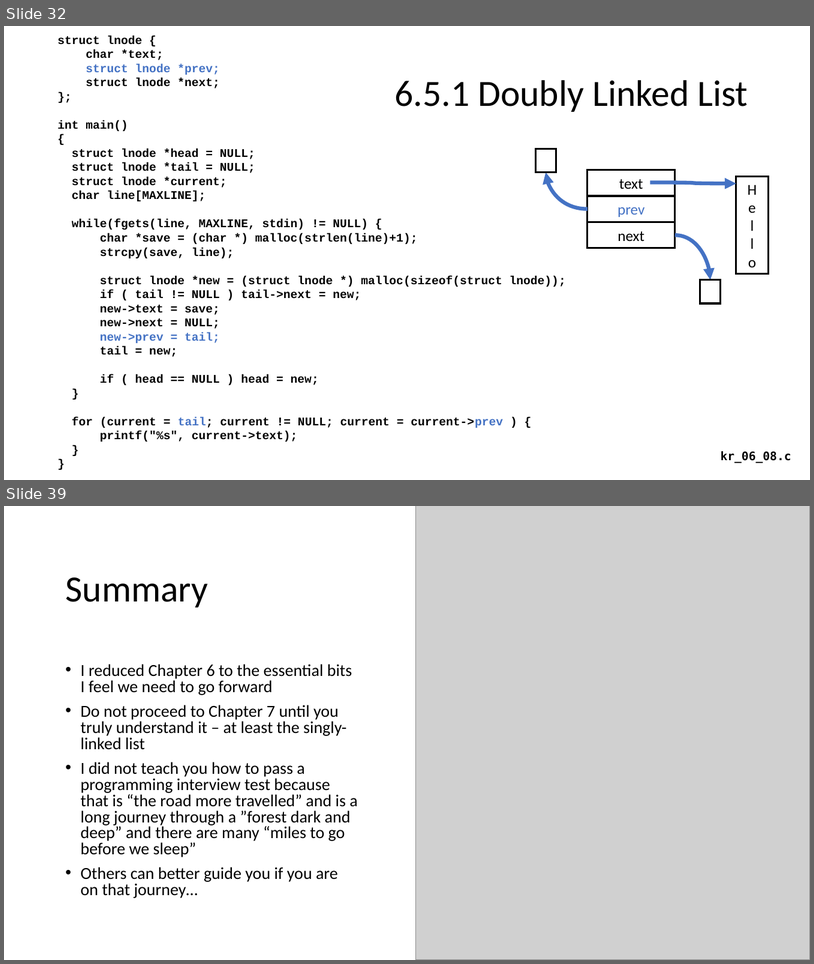
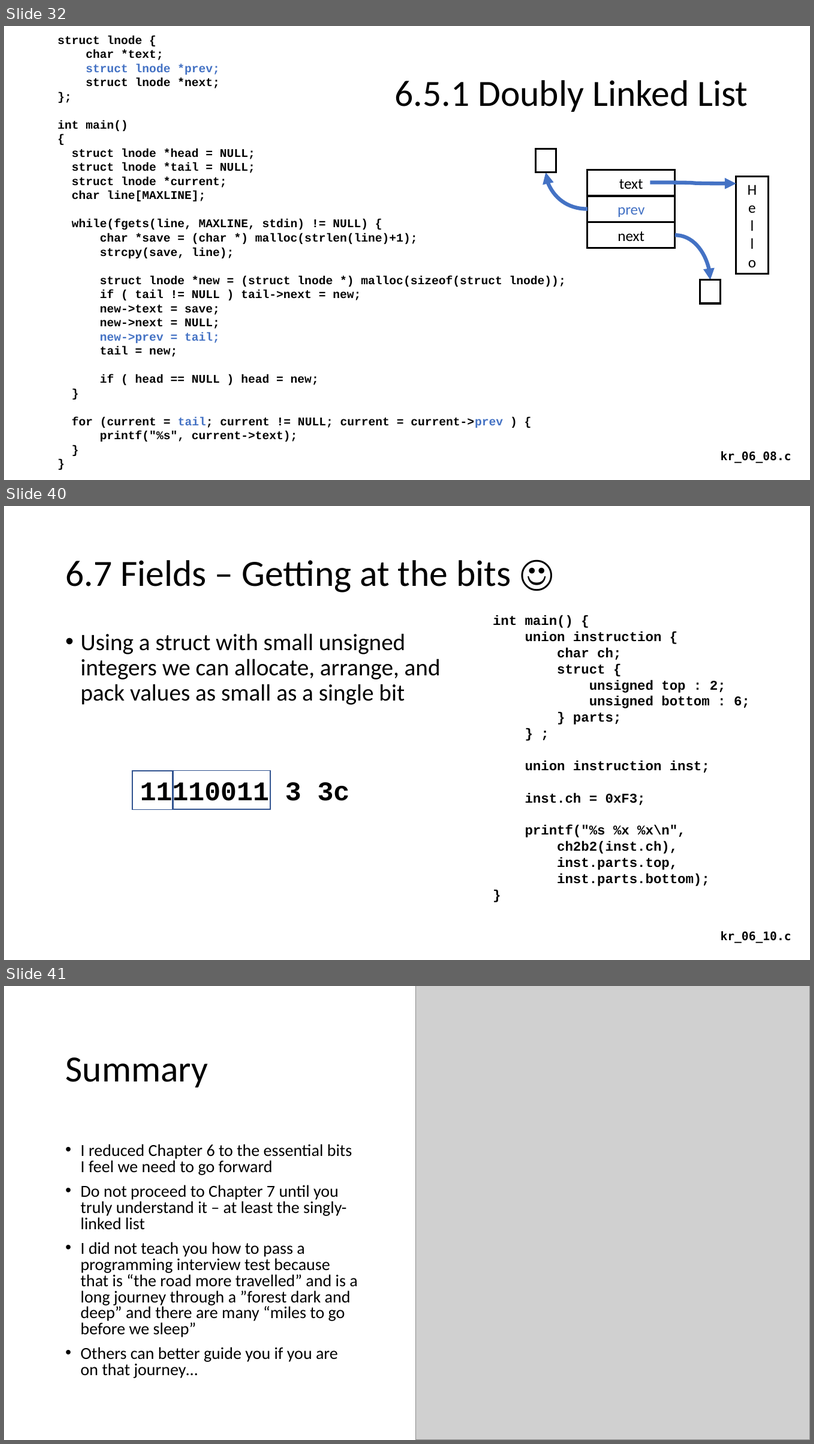
Before and after one commit to csev/cc4e, a slide deck: lectures/KR-6.pptx. Shown one above the other, each under a label of ours: slides 32 and 39 before the commit, slides 32, 40 and 41 after it; the slides between them are not shown. The pictures are 814x964 and 814x1444 pixels, drawn with LibreOffice and Linux fonts; fonts in the diff are those of the drawing; grey boxes stand for pictures. Boxes give left, top, right and bottom in pixels: in the first picture for what was removed or moved away, otherwise in the second. Text is boxed around its words. In the diff, an @@ line names an element or a change of style, - is before the commit and + after.

Commit message:
Fields and unions.

```diff
--- a/lectures/KR-6.pptx
+++ b/lectures/KR-6.pptx
@@ slide 40 added at bbox=[4, 506, 810, 960], background #FFFFFF @@
@@ title added at bbox=[65, 560, 511, 592], 44 pt, text #000000 @@
+6.7 Fields – Getting at the bits ☺
@@ text added at bbox=[493, 615, 750, 886], 16 pt, text #000000, bold @@
+int main() {
+union instruction {
+char ch;
+struct {
+unsigned top : 2;
+unsigned bottom : 6;
+} parts;
+} ;
+union instruction inst;
+inst.ch = 0xF3;
+printf("%s %x %x\n",
+ch2b2(inst.ch),
+inst.parts.top,
+inst.parts.bottom);
+}
@@ text added at bbox=[81, 633, 441, 705], 28 pt, text #000000 @@
+• Using a struct with small unsigned integers we can allocate, arrange, and pack values as small as a single bit
@@ rectangle added at bbox=[132, 771, 172, 810], outline #325491 1 pt @@
@@ rectangle added at bbox=[173, 771, 271, 809], outline #325491 1 pt @@
@@ text added at bbox=[140, 781, 350, 808], 32 pt, text #000000, bold @@
+11110011 3 3c
@@ text added at bbox=[721, 931, 792, 943], 14 pt, text #000000, bold @@
+kr_06_10.c
@@ what was slide 39 is now slide 41 @@
```
Also in this commit, not shown: 1 slide changed, 1 other slide added, 2 other files.
